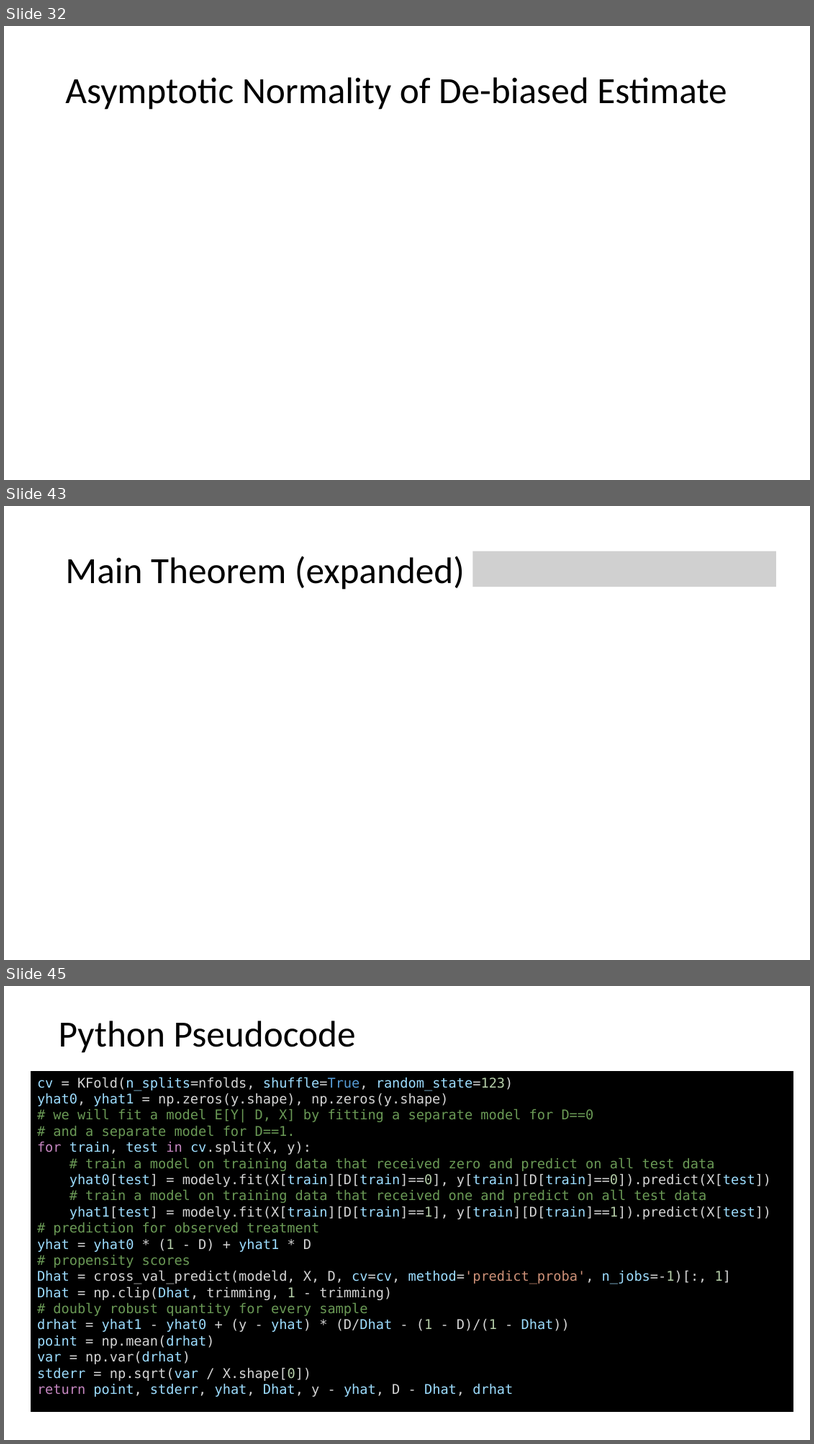
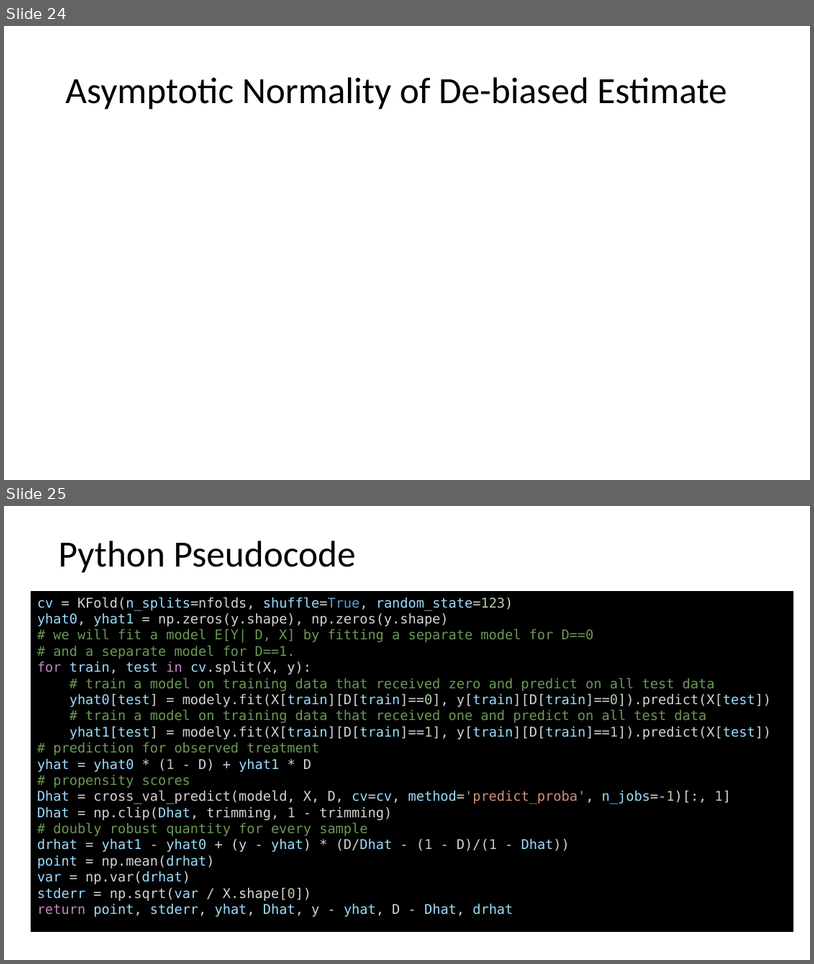
Before and after one commit to stanford-msande228/winter25, a slide deck: assets/presentations/MSANDE228_Lecture13_Inference_with_Modern_NonLinear_Methods.pptx. Shown one above the other, each under a label of ours: slides 32, 43 and 45 before the commit, slides 24 and 25 after it; the slides between them are not shown. The pictures are 814x1444 and 814x964 pixels, drawn with LibreOffice and Linux fonts; fonts in the diff are those of the drawing; grey boxes stand for pictures. Boxes give left, top, right and bottom in pixels: in the first picture for what was removed or moved away, otherwise in the second. Text is boxed around its words. In the diff, an @@ line names an element or a change of style, - is before the commit and + after.

```diff
--- a/assets/presentations/MSANDE228_Lecture13_Inference_with_Modern_NonLinear_Methods.pptx
+++ b/assets/presentations/MSANDE228_Lecture13_Inference_with_Modern_NonLinear_Methods.pptx
@@ slide 43 removed at box(4, 506, 810, 960), background #FFFFFF @@
@@ title removed at box(65, 556, 465, 590) @@
-Main Theorem (expanded)
@@ picture removed at box(473, 551, 777, 587) @@
@@ what was slide 32 is now slide 24 @@
@@ what was slide 45 is now slide 25 @@
```
Also in this commit, not shown: 7 slides changed, 3 slides added, 28 other slides removed, 1 other file.
